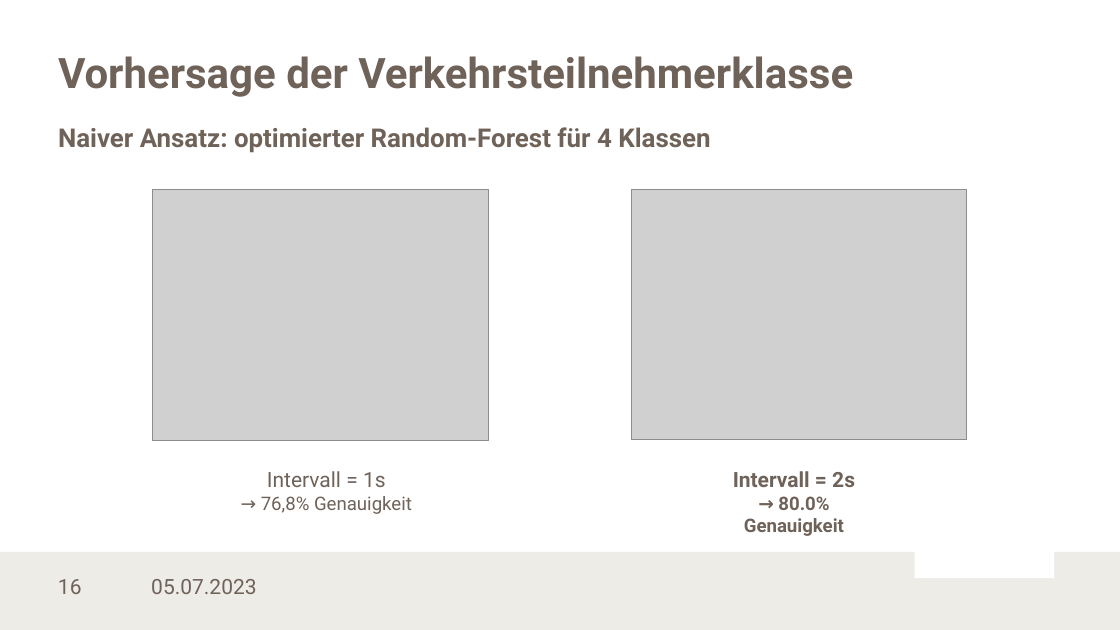
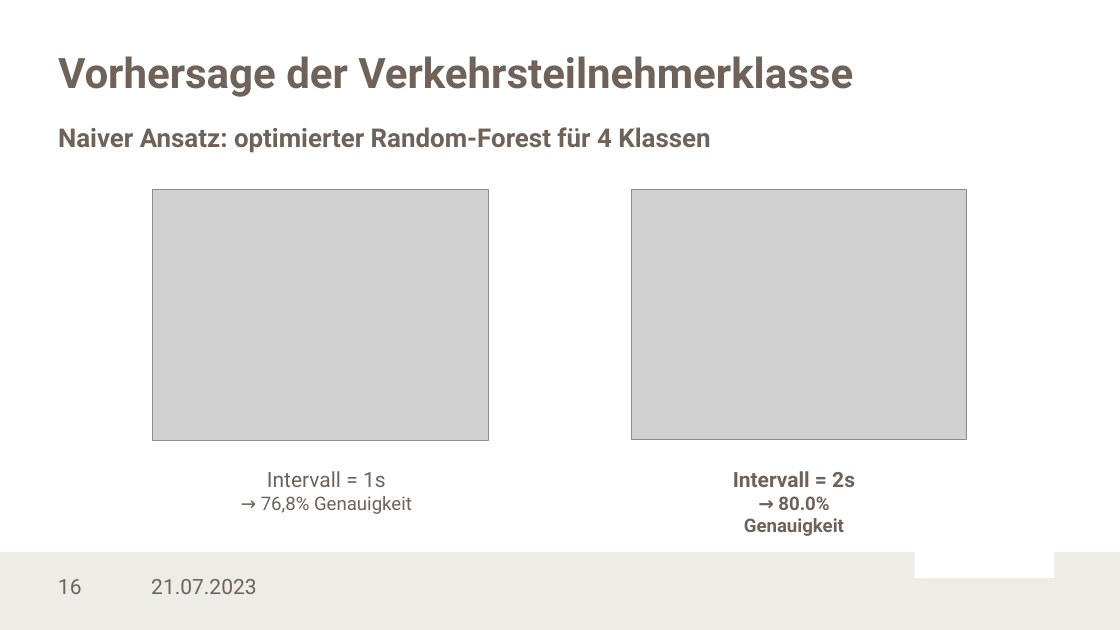
Before and after one commit to LennartKoepper/Bachelor-Thesis, a slide deck: slide 16 of Seminar/Bachelorseminar_02-07-2023.pptx. Drawn at 1120x630 pixels with LibreOffice and Linux fonts; fonts in the diff are those of the drawing; grey boxes stand for pictures; background and template pictures are left out. Boxes give left, top, right and bottom in pixels: in the first picture for what was removed or moved away, otherwise in the second. Text is boxed around its words. In the diff, an @@ line names an element or a change of style, - is before the commit and + after.

```diff
--- a/Seminar/Bachelorseminar_02-07-2023.pptx
+++ b/Seminar/Bachelorseminar_02-07-2023.pptx
@@ text at (151, 579, 256, 594): text changed @@
-05.07.2023
+21.07.2023
```
Also in this commit, not shown: 20 other slides changed, 5 other files.
